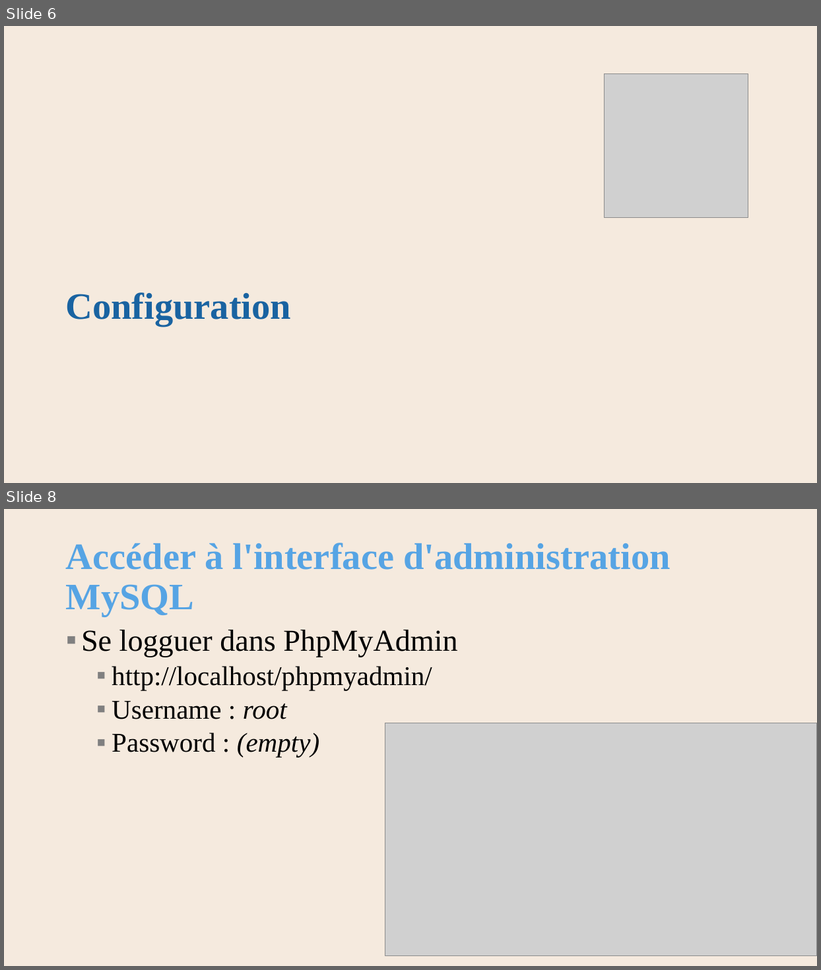
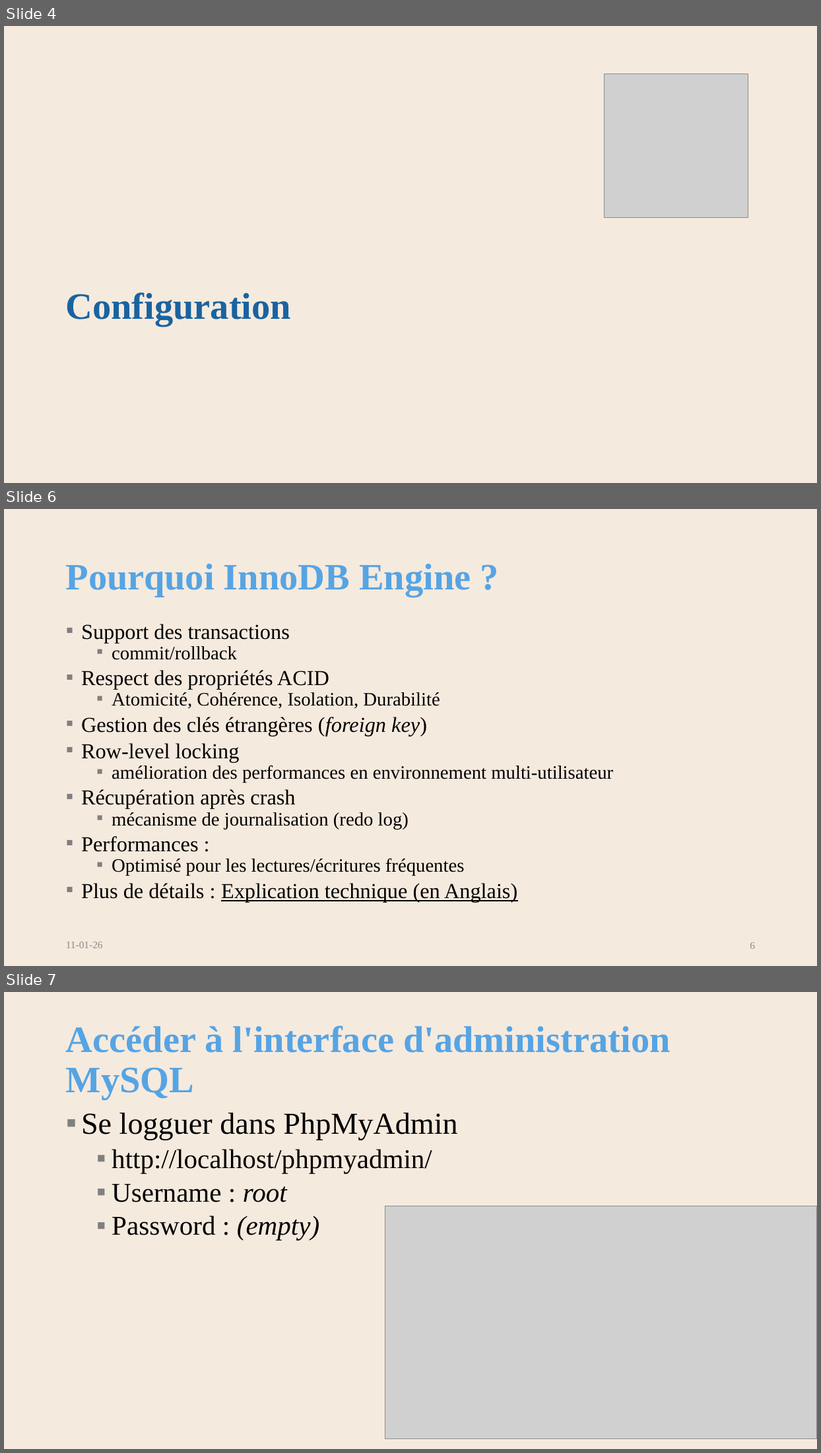
Before and after one commit to AlainWafflard/4IPW3, a slide deck: syllabus/24_intégration_SQL/syllabus_24_sql.pptx. Shown one above the other, each under a label of ours: slides 6 and 8 before the commit, slides 4, 6 and 7 after it; the slides between them are not shown. The pictures are 821x970 and 821x1453 pixels, drawn with LibreOffice and Linux fonts; fonts in the diff are those of the drawing; grey boxes stand for pictures; background and template pictures are left out. Boxes give left, top, right and bottom in pixels: in the first picture for what was removed or moved away, otherwise in the second. Text is boxed around its words. In the diff, an @@ line names an element or a change of style, - is before the commit and + after.

```diff
--- a/syllabus/24_intégration_SQL/syllabus_24_sql.pptx
+++ b/syllabus/24_intégration_SQL/syllabus_24_sql.pptx
@@ slide 6 added at (4, 509, 817, 966), background #F5EADE @@
@@ title added at (66, 564, 471, 597), 44 pt, text #56A4E4, bold @@
+Pourquoi InnoDB Engine ?
@@ text added at (81, 624, 613, 902), 22.4 pt, text #000000 @@
+▪ Support des transactions
+  ▪ commit/rollback
+▪ Respect des propriétés ACID
+  ▪ Atomicité, Cohérence, Isolation, Durabilité
+▪ Gestion des clés étrangères (foreign key)
+▪ Row-level locking
+  ▪ amélioration des performances en environnement multi-utilisateur
+▪ Récupération après crash
+  ▪ mécanisme de journalisation (redo log)
+▪ Performances :
+  ▪ Optimisé pour les lectures/écritures fréquentes
+▪ Plus de détails : Explication technique (en Anglais)
@@ text added at (66, 942, 103, 949), 12 pt, text #8C8C8C @@
+11-01-26
@@ page number added at (750, 943, 755, 949), 12 pt, text #8C8C8C @@
+6
@@ what was slide 6 is now slide 4 @@
@@ what was slide 8 is now slide 7 @@
```
Also in this commit, not shown: 10 slides changed, 2 slides removed, 5 other files.
